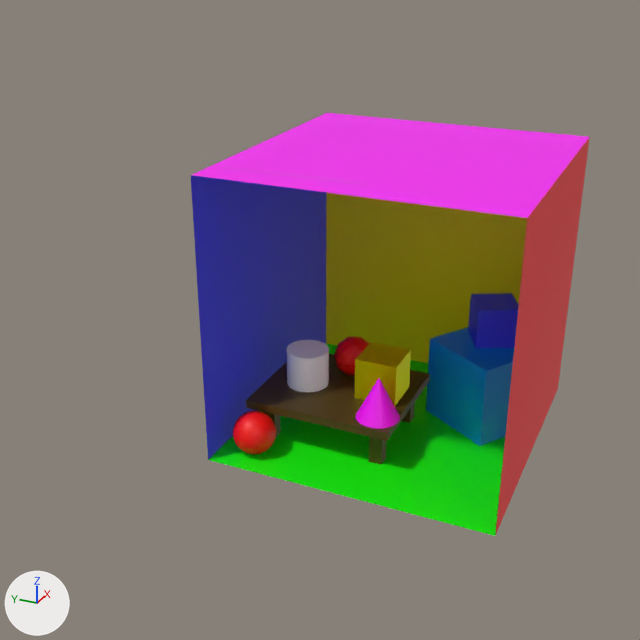
The Blender file project/scene.blend as it was, and as the next commit left it.
Camera for both pictures: a 50 mm camera at (-1609.0, -364.0, 708.0) aimed at (-282.0, 234.0, 45.0). Lighting does not change. The marker at lower left points along +X, +Y and +Z.
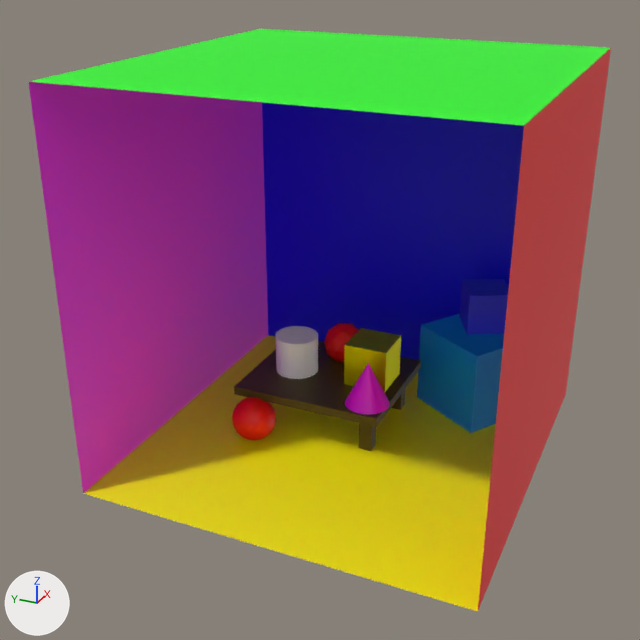
Location of each change, [x1, y1, x2, y2] in pixels of the pictures (640 x 640 px):
'Cube', added
    after: [28, 29, 611, 611]
'Plane', deleted
    before: [191, 113, 590, 536]
'Cube.002', reshaped, moved
    before: [468, 293, 519, 348]
    after: [234, 279, 509, 451]
'Cube.001', deleted (blue)
    before: [426, 327, 514, 446]
'Cube.007', deleted (brown)
    before: [246, 354, 430, 464]
'Cube.003', deleted
    before: [354, 342, 411, 406]
'Cube.004', moved
    before: [233, 411, 276, 454]
    after: [232, 397, 276, 440]
'Cube.006', deleted
    before: [287, 340, 329, 392]
'Cube.005', deleted (pink)
    before: [355, 378, 400, 428]
'Cube.008', deleted (red)
    before: [334, 337, 369, 375]
part 1 of me_cube_010, added (blue)
    after: [417, 314, 504, 433]
part 2 of me_cube_010, added (yellow)
    after: [344, 328, 401, 393]
part 3 of me_cube_010, added (pink)
    after: [345, 363, 390, 415]
part 4 of me_cube_010, added
    after: [276, 326, 318, 379]
part 5 of me_cube_010, added (red)
    after: [324, 323, 359, 362]
part 6 of me_cube_010, added (brown)
    after: [234, 341, 421, 451]

What the commit changed:
me_cube_010 is used by ob_cube_002; location (16.0, -16.0, -35.0); rotation (0.0, 0.0, -1.117), in degrees (0, 0, -64); scale (41.8, 41.8, 41.8).
me_cube_010 had 8 vertices, 6 faces and spanned x -1.0..1.0, y -1.0..1.0, z -1.0..1.0.
me_cube_010 now has 203 vertices, 191 faces and spans x -11.88..2.46, y -5.54..2.92, z -4.96..1.0.
me_cube_010 part 1: the loose piece of 8 vertices spanning x -1.0..1.0, y -1.0..1.0, z -1.0..1.0 is copied, and the copy is turned -59 degrees about the z axis through its middle and scaled by 2, then moved by (-0.28, -0.57, -2.96), in mat_material_004 (picture img_cube_001_base_color); it spans x -3.02..2.46, y -3.32..2.17, z -4.96..-0.96.
me_cube_010 part 2: the loose piece of 8 vertices spanning x -1.0..1.0, y -1.0..1.0, z -1.0..1.0 is copied, and the copy is turned -26 degrees about the z axis through its middle, then moved by (-5.49, -1.97, -1.73), in mat_material_002; it spans x -6.83..-4.16, y -3.31..-0.63, z -2.73..-0.73.
me_cube_010 part 3: a new loose piece, a 32-sided cone pointing to +z spanning x -6.9..-4.9, y -5.16..-3.17, z -2.75..-0.75, in mat_material_005 (picture img_cube_005_base_color).
me_cube_010 part 4: a new loose piece, a 32-sided cylinder along z spanning x -9.97..-7.97, y -1.83..0.17, z -2.95..-0.95, in mat_material_006 (picture img_cube_006_base_color).
me_cube_010 part 5: a new loose piece, an icosphere of 80 faces spanning x -7.66..-5.68, y -0.68..1.29, z -2.95..-0.95, in mat_material_007 (picture img_cube_008_base_color).
Part 6, on me_cube_010:
24 vertices are added at x -11.88..-2.96, y -5.54..2.92, z -4.95..-2.75.
16 new vertices lie (0.0, 0.0, 2.0) away from vertices in x -11.12..-3.71, y -4.69..2.07, z -4.95.
26 new faces join them, mat_material_009 (picture img_cube_007_base_color).
me_cube_010 now uses material mat_material_009 (picture img_cube_007_base_color).
me_cube_010 now uses material mat_material_004 (picture img_cube_001_base_color).
me_cube_010 now uses material mat_material_002.
me_cube_010 now uses material mat_material_005 (picture img_cube_005_base_color).
me_cube_010 now uses material mat_material_006 (picture img_cube_006_base_color).
me_cube_010 now uses material mat_material_007 (picture img_cube_008_base_color).
Mesh me_cube is new.
It has 8 vertices, 5 faces and spans x -1.0..1.0, y -1.0..1.0, z -1.0..1.0.
It uses material mat_material_001 (picture img_material_001_base_color).
Object 'Plane' (ob_plane) is deleted.
Object 'Cube.007' (ob_cube_007) is deleted.
Object 'Cube.001' (ob_cube_001) is deleted.
Object 'Cube.002' (ob_cube_002) moves from (16.0, -16.0, -35.0) to (0.0, 0.0, 0.0).
Object 'Cube.003' (ob_cube_003) is deleted.
Object 'Cube.004' (ob_cube_004) moves from (16.0, -16.0, -35.0) to (16.0, -16.0, -3.0).
Object 'Cube.005' (ob_cube_005) is deleted.
Object 'Cube.006' (ob_cube_006) is deleted.
Object 'Cube.008' (ob_cube_008) is deleted.
Object 'Cube' (ob_cube) is new; it shows me_cube.
Its location is (-261.0, 186.0, 144.0).
Its scale is (350.0, 350.0, 350.0).
